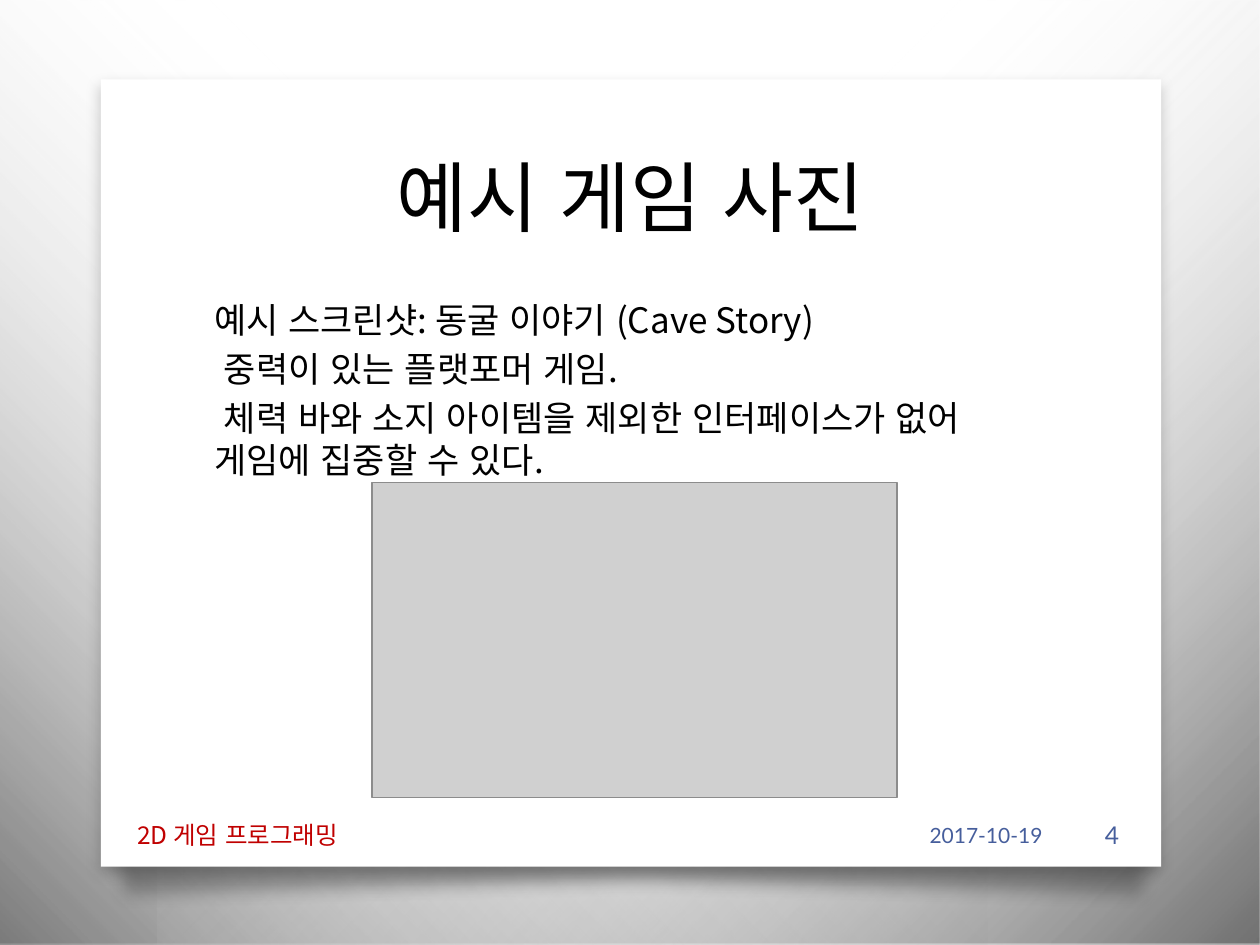
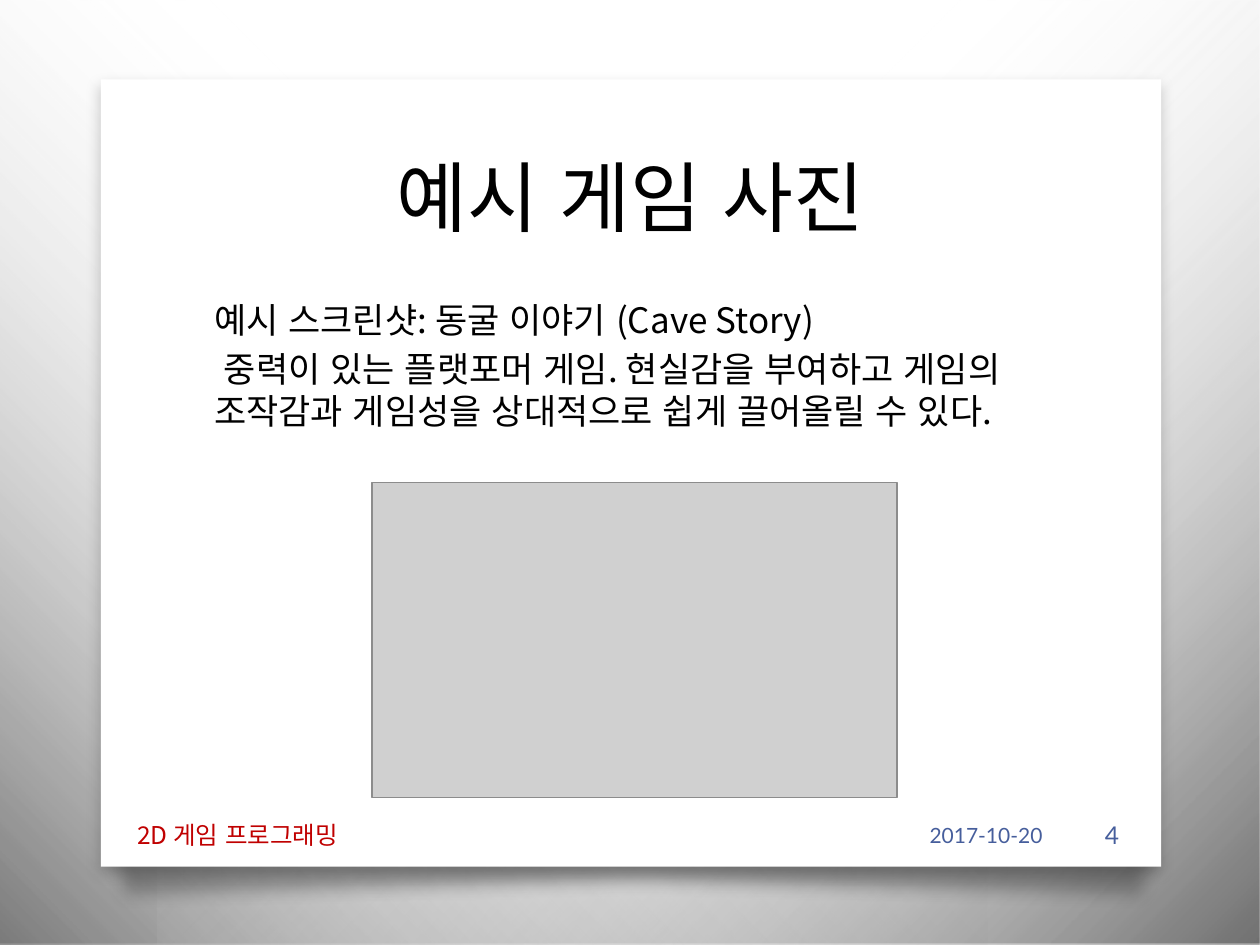
Before and after one commit to iconstudio/2017-Platformer, a slide deck: slide 4 of slides/2016180042_진윤성_2DGP_1차발표.pptx. Drawn at 1260x945 pixels with LibreOffice and Linux fonts; fonts in the diff are those of the drawing; grey boxes stand for pictures; background and template pictures are left out. Boxes give left, top, right and bottom in pixels: in the first picture for what was removed or moved away, otherwise in the second. Text is boxed around its words. In the diff, an @@ line names an element or a change of style, - is before the commit and + after.

```diff
--- a/slides/2016180042_진윤성_2DGP_1차발표.pptx
+++ b/slides/2016180042_진윤성_2DGP_1차발표.pptx
@@ text at (214, 353, 1001, 427): text changed @@
-중력이 있는 플랫포머 게임.
-체력 바와 소지 아이템을 제외한 인터페이스가 없어 게임에 집중할 수 있다.
+중력이 있는 플랫포머 게임. 현실감을 부여하고 게임의 조작감과 게임성을 상대적으로 쉽게 끌어올릴 수 있다.
@@ text at (930, 828, 1043, 843): text changed @@
-2017-10-19
+2017-10-20
```
Also in this commit, not shown: 11 other slides changed, 2 other files.
